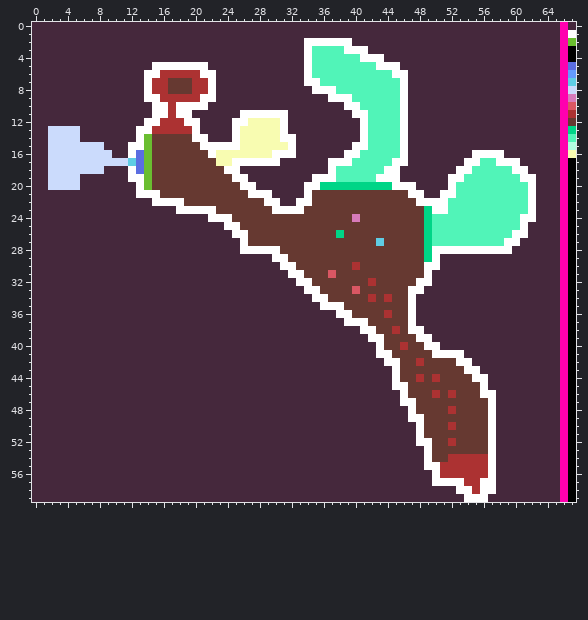
A sprite sheet gets an edit: bin/programs/data/bitmaps/temple_of_water.png. The first picture shows the starting point.
The file is 68x60 pixels.
Now the later version:
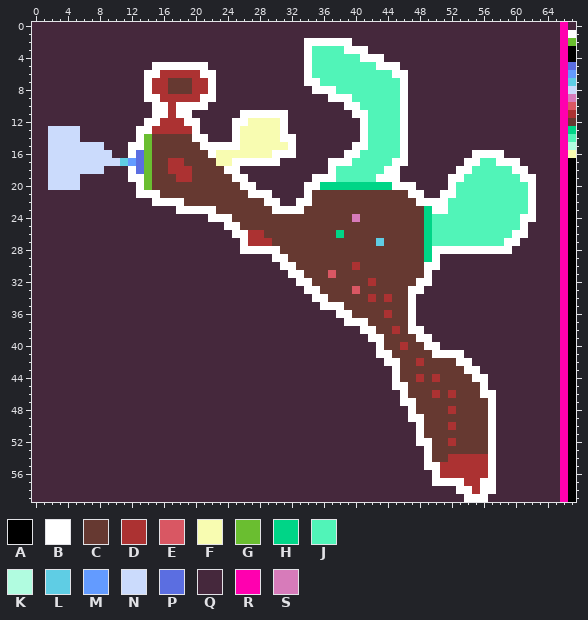
Palette (. is transparent): A #000000  B #ffffff  C #663931  D #ac3232  E #d95763  F #f8fcb1  G #6abe30  H #00d587  J #51f4b8  K #b1fce0  L #5fcde4  M #639bff  N #cbdbfc  P #5b6ee1  Q #45283c  R #ff00af  S #d77bba
Edits made:
y 17: x 11..12 NL -> LM; x 17..18 CC -> DD
y 18: x 17..19 CCC -> DDD
y 19: x 18..19 CC -> DD
y 26: x 27..28 CC -> DD
y 27: x 27..29 CCC -> DDD
